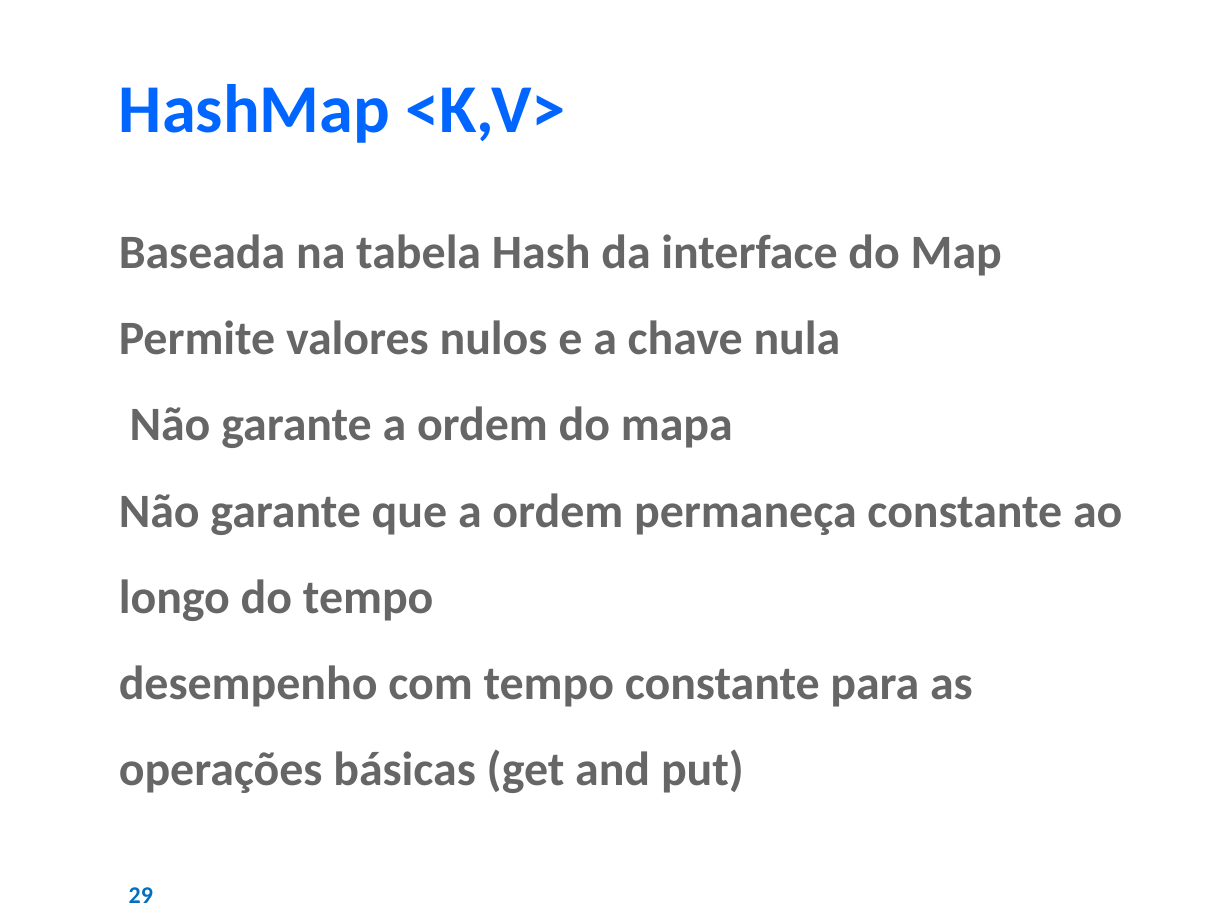
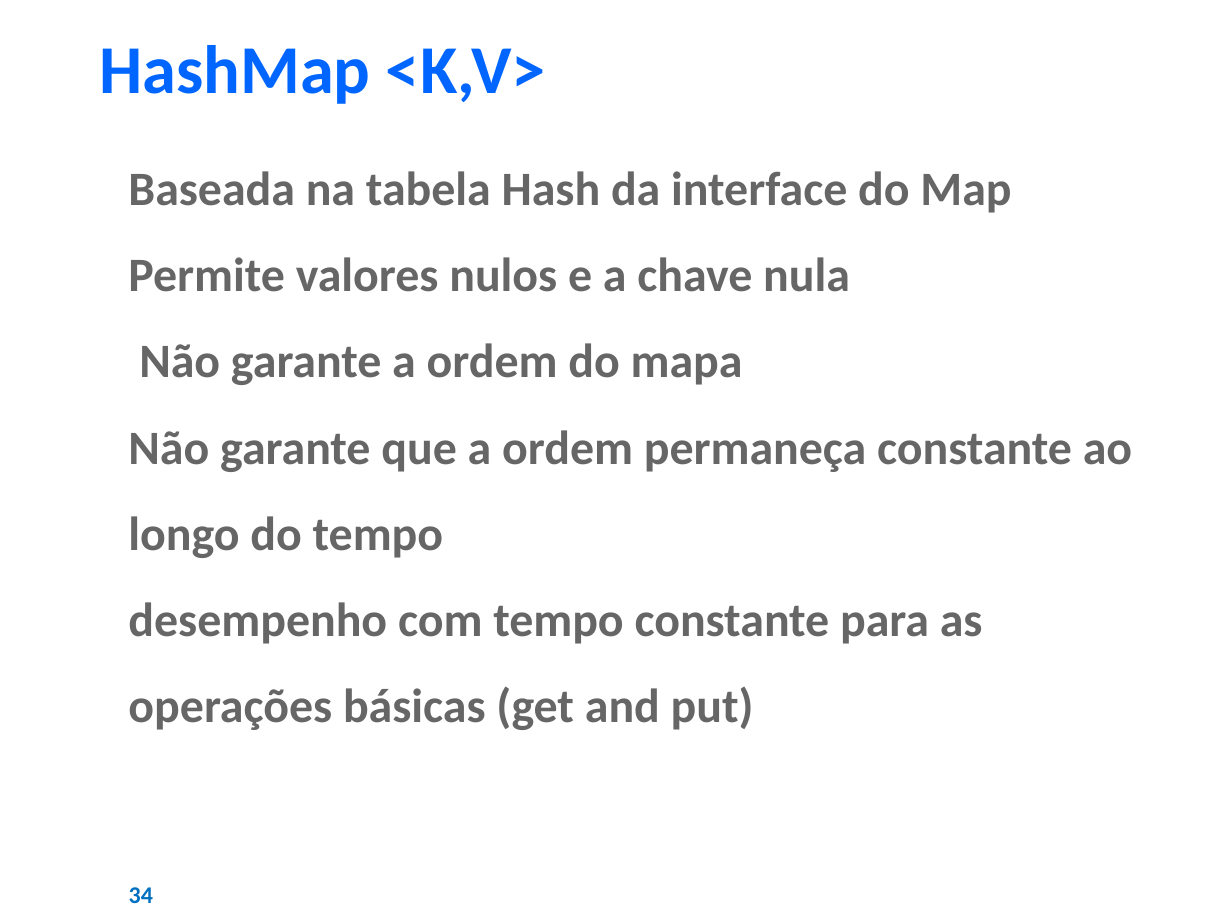
Before and after one commit to AJKFreitas/collections-learning, a slide deck: slide 34 of Estudos - Collections Framework.pptx (slide 29 before the commit). Drawn at 1232x924 pixels with LibreOffice and Linux fonts; fonts in the diff are those of the drawing; background and template pictures are left out. Boxes give left, top, right and bottom in pixels: in the first picture for what was removed or moved away, otherwise in the second. Text is boxed around its words. In the diff, an @@ line names an element or a change of style, - is before the commit and + after.

```diff
--- a/Estudos - Collections Framework.pptx
+++ b/Estudos - Collections Framework.pptx
@@ text "HashMap <K,V>": place and size @@
-text "HashMap <K,V>" at <box>119,84,565,143</box>
+text "HashMap <K,V>" at <box>100,45,546,104</box>
@@ text "Baseada na tabela Hash da ...": place and size @@
-text "Baseada na tabela Hash da ..." at <box>119,234,1122,793</box>
+text "Baseada na tabela Hash da ..." at <box>128,171,1132,730</box>
@@ page number at <box>129,887,153,903</box>: text changed @@
-29
+34
```
Also in this commit, not shown: 29 other slides changed, 8 slides added, 3 slides removed, 1 other file.
